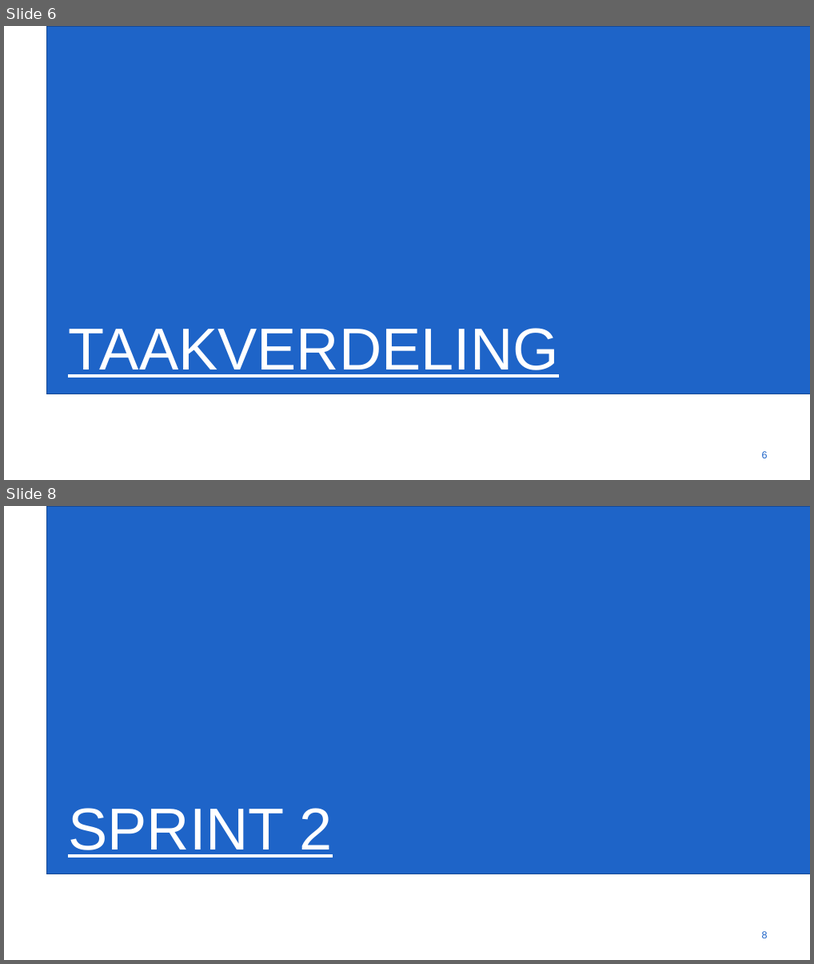
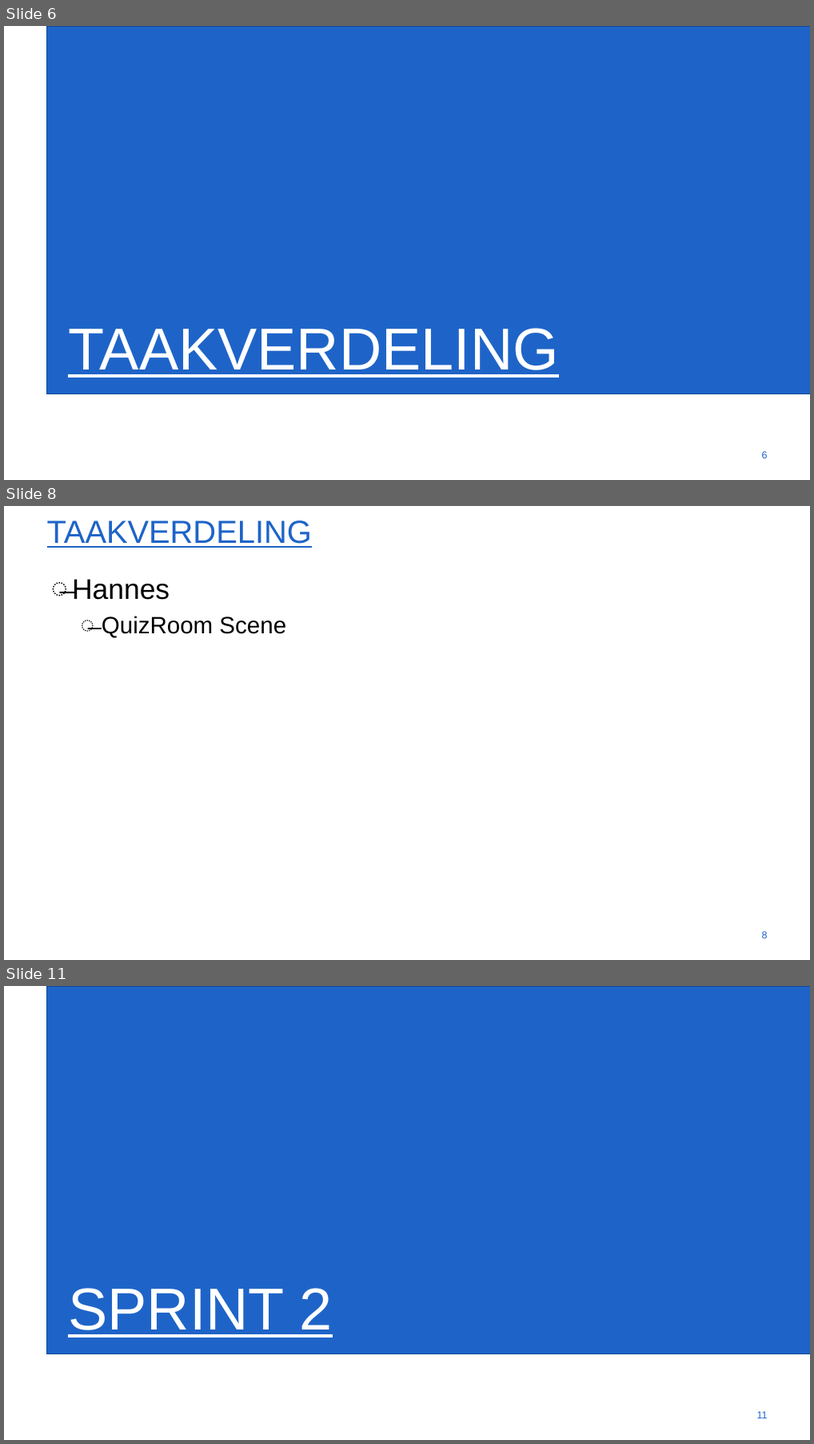
Before and after one commit to gartangh/Software-Development-Project, a slide deck: Sprint_1.pptx. Shown one above the other, each under a label of ours: slides 6 and 8 before the commit, slides 6, 8 and 11 after it; the slides between them are not shown. The pictures are 814x964 and 814x1444 pixels, drawn with LibreOffice and Linux fonts; fonts in the diff are those of the drawing; background and template pictures are left out. Boxes give left, top, right and bottom in pixels: in the first picture for what was removed or moved away, otherwise in the second. Text is boxed around its words. In the diff, an @@ line names an element or a change of style, - is before the commit and + after.

```diff
--- a/Sprint_1.pptx
+++ b/Sprint_1.pptx
@@ slide 8 added at (x1=4, y1=506, x2=810, y2=960), background #FFFFFF @@
@@ title added at (x1=47, y1=520, x2=312, y2=548), 54 pt, text #1E64C8, underline @@
+TAAKVERDELING
@@ text added at (x1=72, y1=579, x2=286, y2=638), 40 pt, text #000000 @@
+̶ Hannes
+  ̶ QuizRoom Scene
@@ page number added at (x1=762, y1=931, x2=768, y2=938), 17.1 pt, text #1E64C8 @@
+8
@@ what was slide 8 is now slide 11 @@
@@ page number at (x1=758, y1=1411, x2=768, y2=1418): text changed @@
-8
+11
```
Also in this commit, not shown: 3 slides changed, 2 other slides added.
